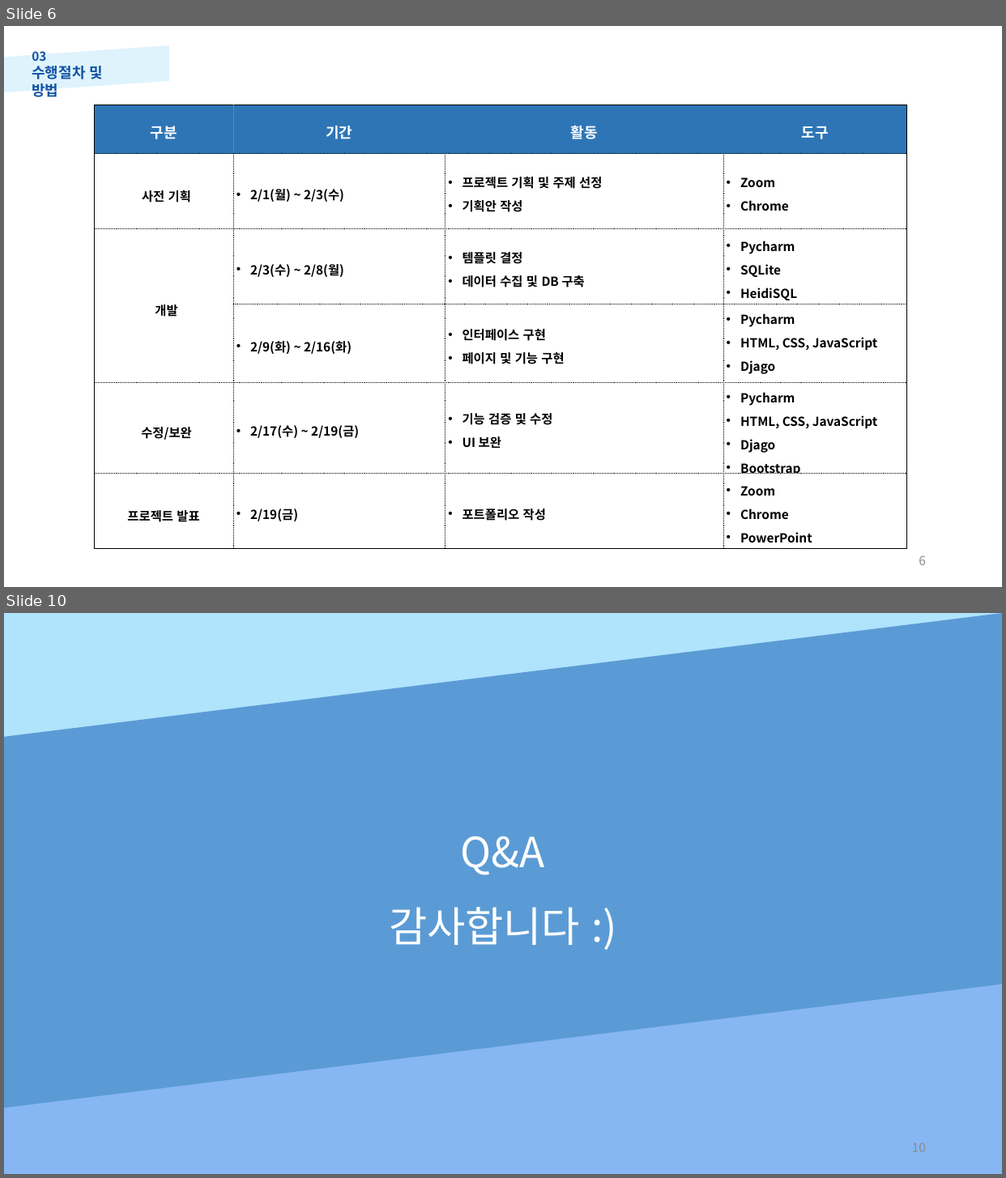
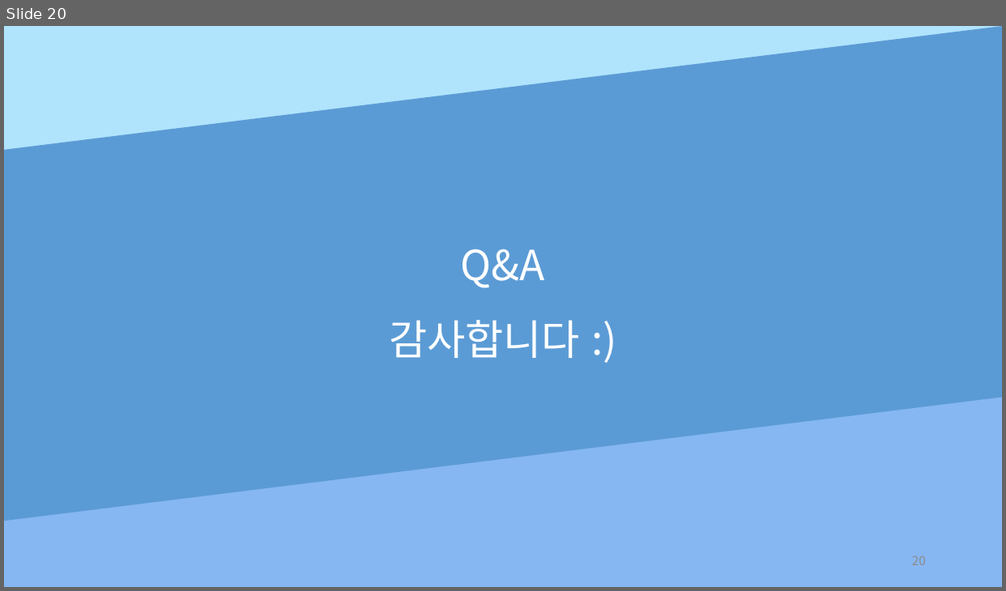
Before and after one commit to Hyun-JaeUng/wordchain, a slide deck: 포르폴리오_데이터영재.pptx. Shown one above the other, each under a label of ours: slides 6 and 10 before the commit, slide 20 after it; the slides between them are not shown. The pictures are 1006x1178 and 1006x591 pixels, drawn with LibreOffice and Linux fonts; fonts in the diff are those of the drawing. Boxes give left, top, right and bottom in pixels: in the first picture for what was removed or moved away, otherwise in the second. Text is boxed around its words. In the diff, an @@ line names an element or a change of style, - is before the commit and + after.

```diff
--- a/포르폴리오_데이터영재.pptx
+++ b/포르폴리오_데이터영재.pptx
@@ slide 6 removed at (x1=4, y1=26, x2=1002, y2=587), background #FFFFFF @@
@@ parallelogram removed at (x1=4, y1=45, x2=169, y2=93) @@
@@ text removed at (x1=32, y1=51, x2=104, y2=97) @@
-03
-수행절차 및 방법
@@ table removed at (x1=94, y1=105, x2=907, y2=549), 6 rows, 4 columns @@
-구분 | 기간 | 활동 | 도구
-사전 기획 | 2/1(월) ~ 2/3(수) | 프로젝트 기획 및 주제 선정 / 기획안 작성 | Zoom / Chrome
-개발 | 2/3(수) ~ 2/8(월) | 템플릿 결정 / 데이터 수집 및 DB 구축 | Pycharm / SQLite / HeidiSQL
- | 2/9(화) ~ 2/16(화) | 인터페이스 구현 / 페이지 및 기능 구현 | Pycharm / HTML, CSS, JavaScript / Djago / Bootstrap
-수정/보완 | 2/17(수) ~ 2/19(금) | 기능 검증 및 수정 / UI 보완 | Pycharm / HTML, CSS, JavaScript / Djago / Bootstrap
-프로젝트 발표 | 2/19(금) | 포트폴리오 작성 | Zoom / Chrome / PowerPoint
@@ page number removed at (x1=918, y1=556, x2=926, y2=565) @@
-6
@@ what was slide 10 is now slide 20 @@
@@ page number at (x1=912, y1=556, x2=926, y2=565): text changed @@
-10
+20
```
Also in this commit, not shown: 3 slides changed, 16 slides added, 5 other slides removed, 7 other files.
